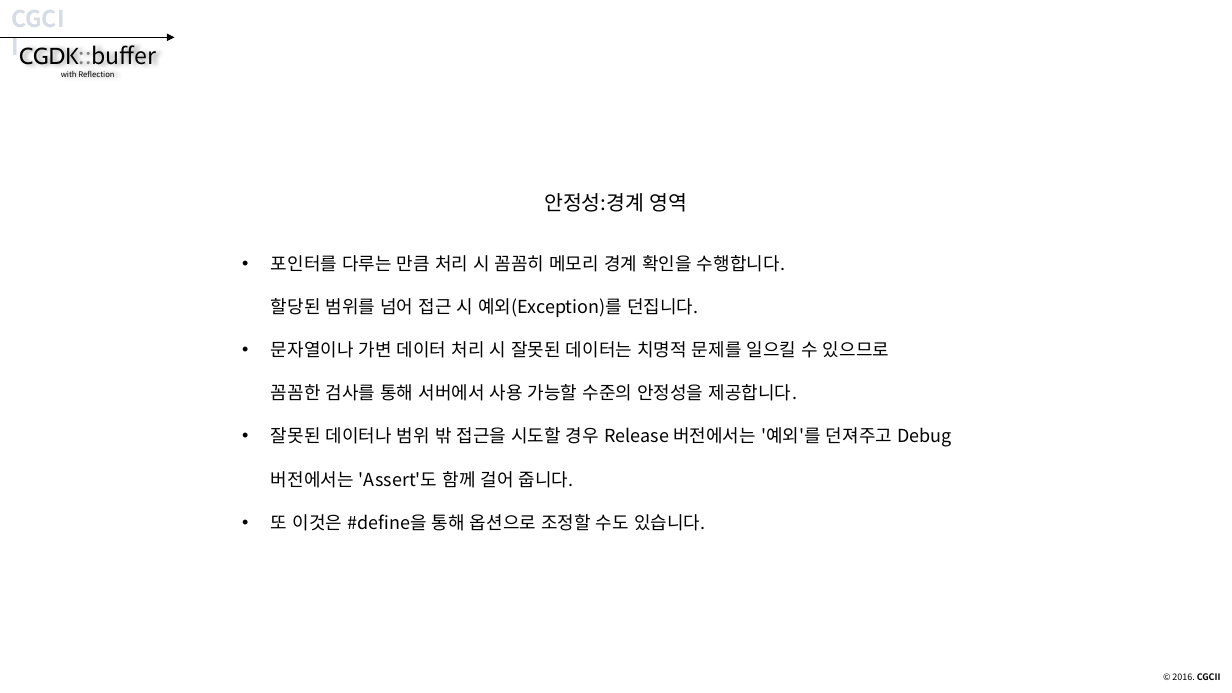
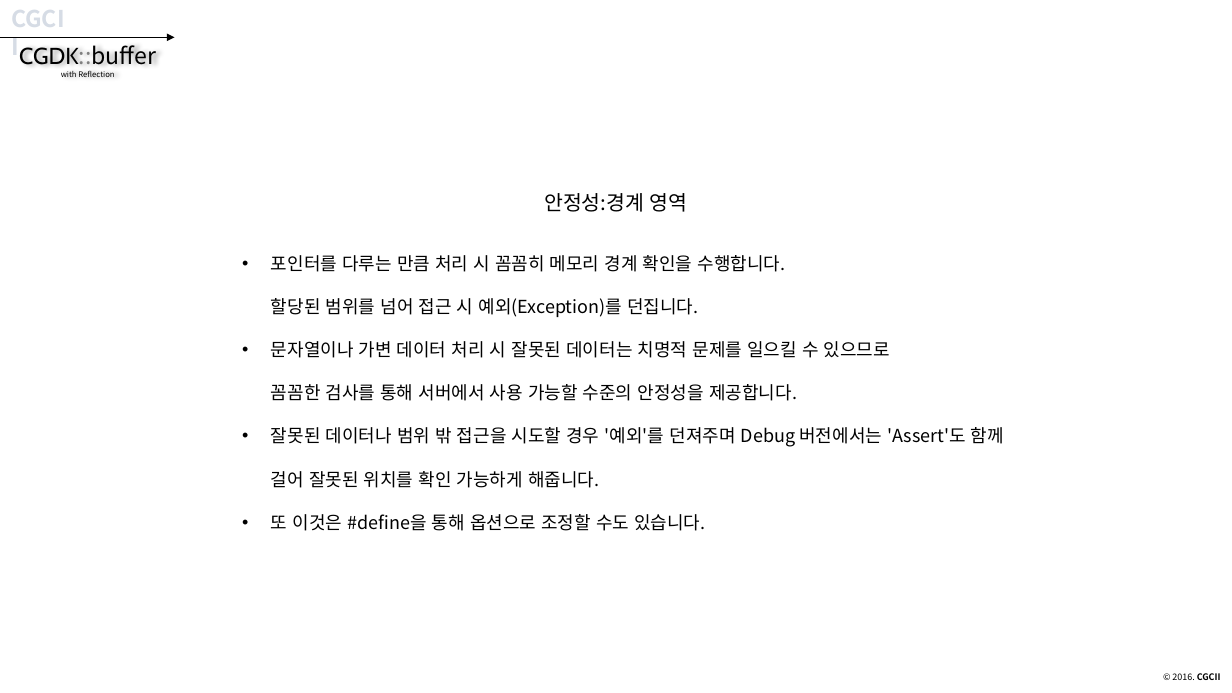
Before and after one commit to CGLabs/CGDK.buffer, a slide deck: slide 53 of C++/document/intruduce_CGDK.buffer.pptx. Drawn at 1232x693 pixels with LibreOffice and Linux fonts; fonts in the diff are those of the drawing. Boxes give left, top, right and bottom in pixels: in the first picture for what was removed or moved away, otherwise in the second. Text is boxed around its words. In the diff, an @@ line names an element or a change of style, - is before the commit and + after.

```diff
--- a/C++/document/intruduce_CGDK.buffer.pptx
+++ b/C++/document/intruduce_CGDK.buffer.pptx
@@ text at bbox=[271, 427, 1004, 488]: text changed @@
-• 잘못된 데이터나 범위 밖 접근을 시도할 경우 Release 버전에서는 '예외'를 던져주고 Debug 버전에서는 'Assert'도 함께 걸어 줍니다.
+• 잘못된 데이터나 범위 밖 접근을 시도할 경우 '예외'를 던져주며 Debug 버전에서는 'Assert'도 함께 걸어 잘못된 위치를 확인 가능하게 해줍니다.
```
Also in this commit, not shown: 1 other slide changed.
